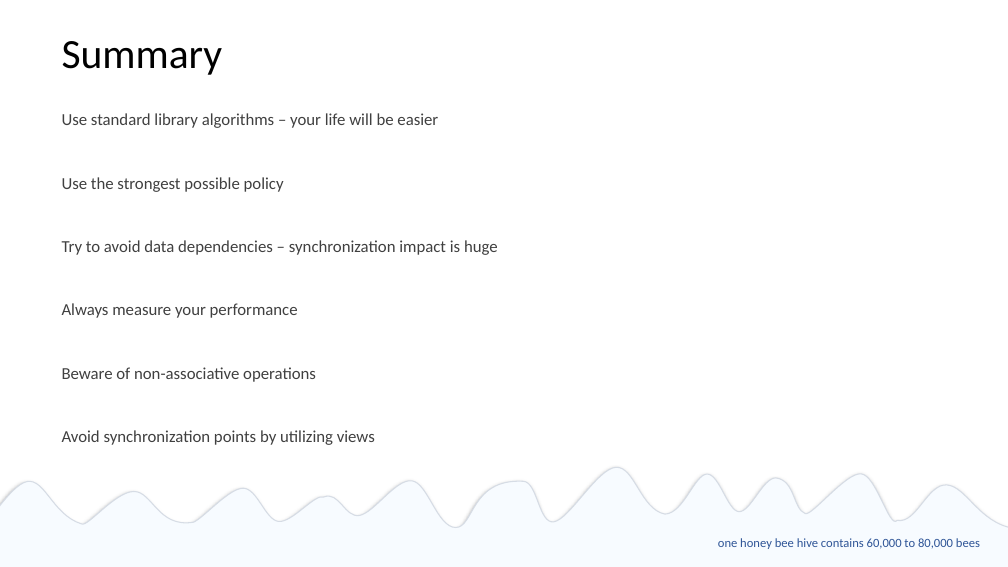
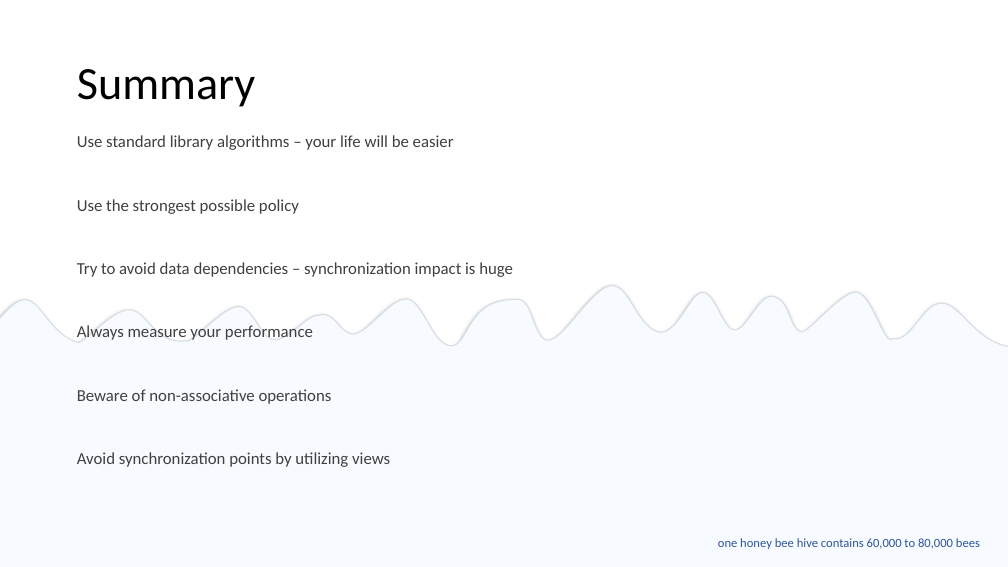
Before and after one commit to EmptySquareBubble/StoriesFromAParallelUniverse-, a slide deck: slide 49 of stories_from_a_paralel_universe.pptx. Drawn at 1008x567 pixels with LibreOffice and Linux fonts; fonts in the diff are those of the drawing. Boxes give left, top, right and bottom in pixels: in the first picture for what was removed or moved away, otherwise in the second. Text is boxed around its words. In the diff, an @@ line names an element or a change of style, - is before the commit and + after.

Commit message:
small styling

```diff
--- a/stories_from_a_paralel_universe.pptx
+++ b/stories_from_a_paralel_universe.pptx
@@ title "Summary": place and size @@
-title "Summary" at box(62, 41, 223, 75)
+title "Summary" at box(77, 69, 255, 107)
@@ title "Summary" at box(77, 69, 255, 107): size 39.6 to 44 pt @@
@@ text "Use standard library algorithms – ...": place and size @@
-text "Use standard library algorithms – ..." at box(62, 113, 498, 445)
+text "Use standard library algorithms – ..." at box(77, 135, 513, 467)
@@ freeform shape: place and size @@
-freeform shape at box(0, 456, 1008, 560)
+freeform shape at box(0, 274, 1008, 379)
@@ rectangle: place and size @@
-rectangle at box(0, 535, 1008, 567)
+rectangle at box(0, 354, 1008, 567)
```
Also in this commit, not shown: 14 other slides changed.
